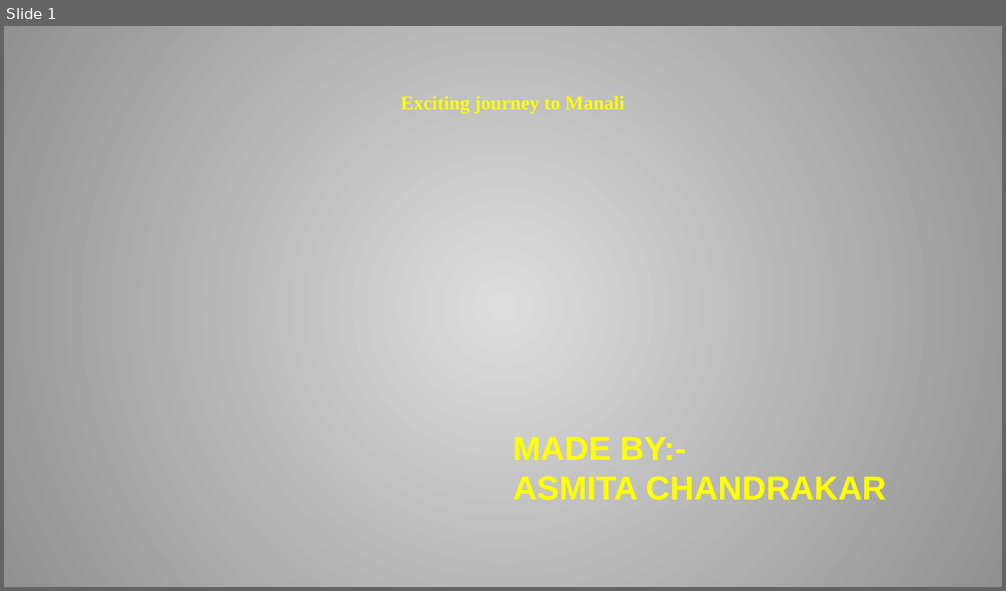
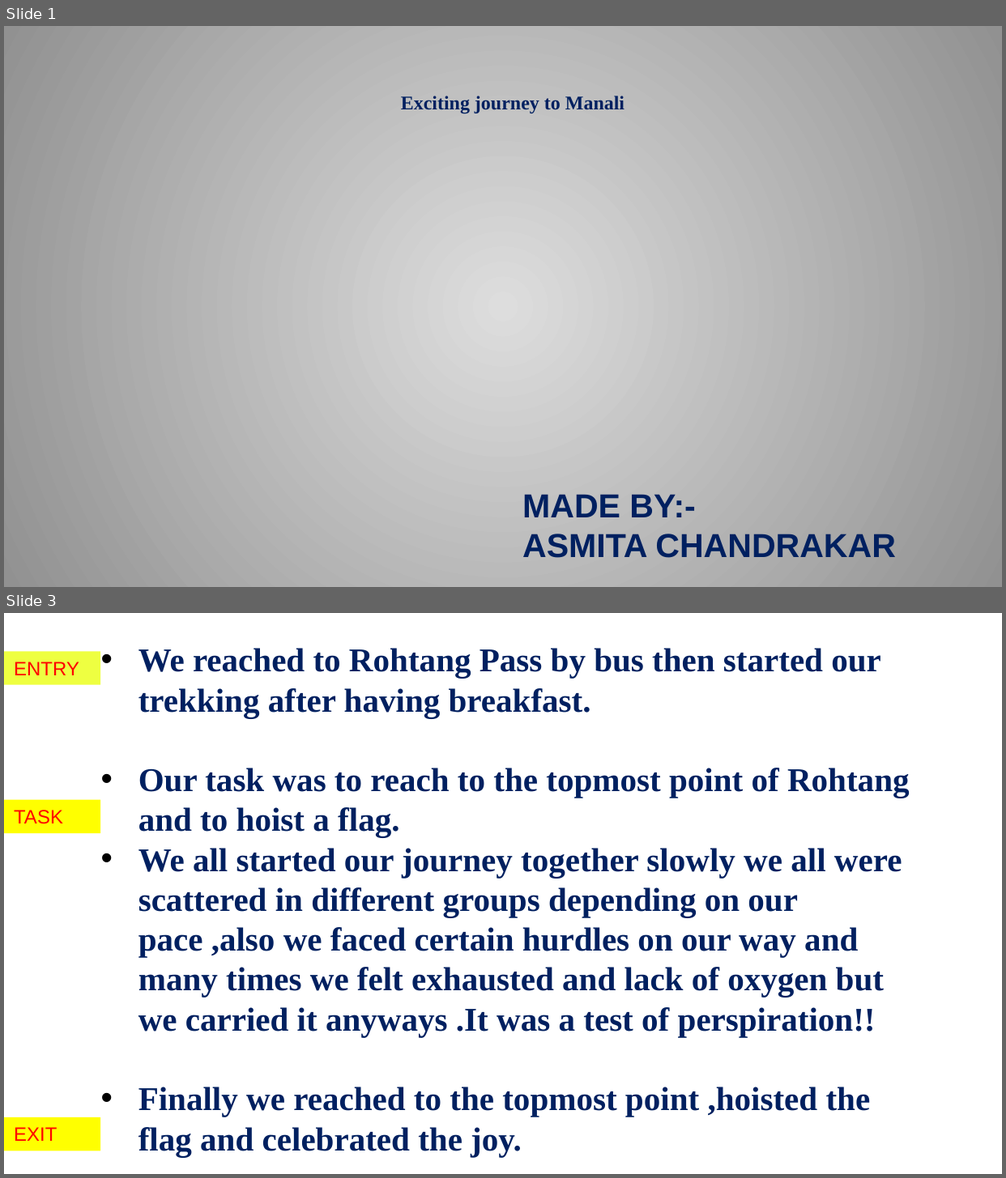
Before and after one commit to AsmitaChandrakar/Pecunia_customer, a slide deck: ASMI_communication.pptx.pptx. Shown one above the other, each under a label of ours: slide 1 before the commit, slides 1 and 3 after it; the slides between them are not shown. The pictures are 1006x591 and 1006x1178 pixels, drawn with LibreOffice and Linux fonts; fonts in the diff are those of the drawing; background and template pictures are left out. Boxes give left, top, right and bottom in pixels: in the first picture for what was removed or moved away, otherwise in the second. Text is boxed around its words. In the diff, an @@ line names an element or a change of style, - is before the commit and + after.

```diff
--- a/ASMI_communication.pptx.pptx
+++ b/ASMI_communication.pptx.pptx
@@ slide 3 added at (4,613,1002,1174), background picture (left out) @@
@@ rectangle added at (4,651,101,685), fill #EEFF41, 14 pt, text #FF0000 @@
+ENTRY
@@ text added at (138,648,910,1157), 24 pt, text #002060, bold @@
+• We reached to Rohtang Pass by bus then started our trekking after having breakfast.
+• Our task was to reach to the topmost point of Rohtang and to hoist a flag.
+• We all started our journey together slowly we all were scattered in different groups depending on our pace ,also we faced certain hurdles on our way and many times we felt exhausted and lack of oxygen but we carried it anyways .It was a test of perspiration!!
+• Finally we reached to the topmost point ,hoisted the flag and celebrated the joy.
@@ rectangle added at (4,799,101,833), fill #FFFF00, 14 pt, text #FF0000 @@
+TASK
@@ rectangle added at (4,1118,101,1152), fill #FFFF00, 14 pt, text #FF0000 @@
+EXIT
@@ slide 1 changed as well @@
@@ text "Exciting journey to Manali" at (401,96,624,114): text colour #FFFF00 to #002060 @@
@@ text "MADE BY:-" at (522,494,896,558): text colour #FFFF00 to #002060 @@
@@ text "MADE BY:-": place and size @@
-text "MADE BY:-" at (513,437,886,501)
+text "MADE BY:-" at (522,494,896,558)
```
Also in this commit, not shown: 2 other slides added, 1 slide removed.
